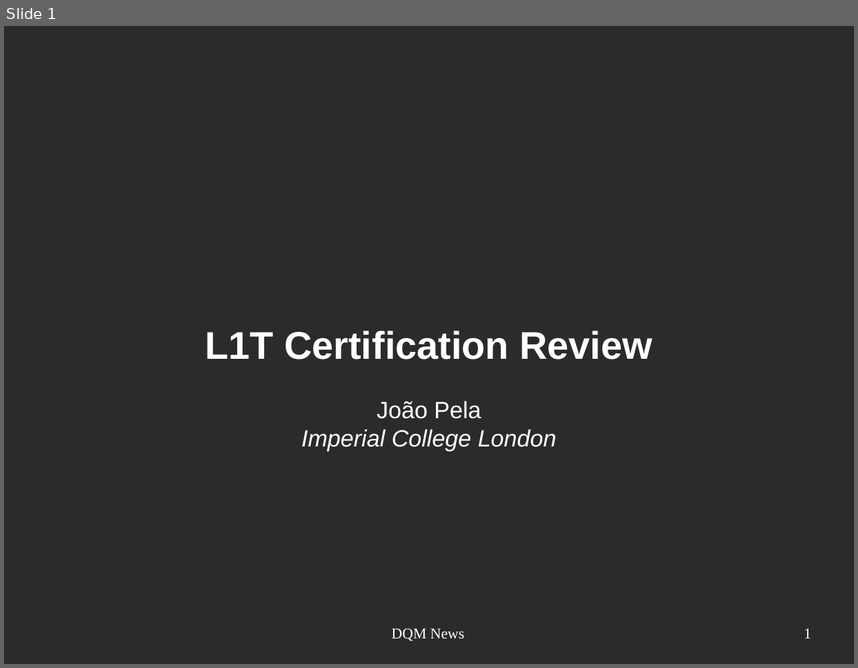
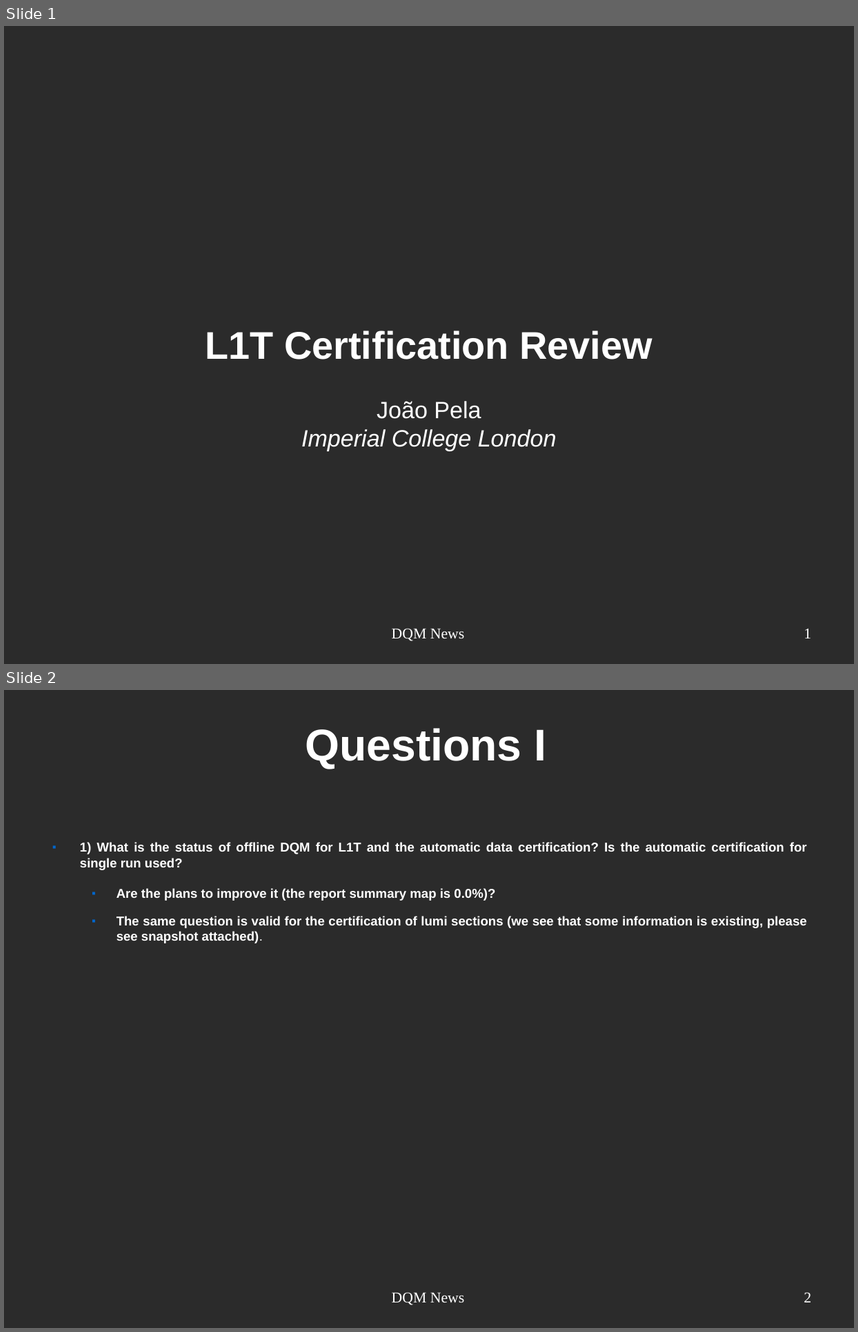
Before and after one commit to joaopela/WorkPresentations, a slide deck: cms/DQM_Meeting/2013-10-01/2013-10-01_DQMMeeting_JPela.odp. Shown one above the other, each under a label of ours: slide 1 before the commit, slides 1 and 2 after it. The pictures are 858x668 and 858x1332 pixels, drawn with LibreOffice and Linux fonts; fonts in the diff are those of the drawing; background and template pictures are left out; a plain dark background stands for a picture behind light text. Boxes give left, top, right and bottom in pixels: in the first picture for what was removed or moved away, otherwise in the second. Text is boxed around its words. In the diff, an @@ line names an element or a change of style, - is before the commit and + after.

Commit message:
Mores slides with questions to be answered added.

```diff
--- a/cms/DQM_Meeting/2013-10-01/2013-10-01_DQMMeeting_JPela.odp
+++ b/cms/DQM_Meeting/2013-10-01/2013-10-01_DQMMeeting_JPela.odp
@@ slide 2 added at bbox=[4, 690, 854, 1328], background picture (left out) @@
@@ title added at bbox=[306, 728, 546, 769], 41.4 pt, text #FFFFFF, bold @@
+Questions I
@@ text added at bbox=[80, 842, 807, 943], 12 pt, text #FFFFFF, bold @@
+■ 1) What is the status of offline DQM for L1T and the automatic data certification? Is the automatic certification for single run used?
+  ■ Are the plans to improve it (the report summary map is 0.0%)?
+  ■ The same question is valid for the certification of lumi sections (we see that some information is existing, please see snapshot attached).
@@ text added at bbox=[392, 1292, 465, 1305], 14 pt, text #FFFFFF @@
+DQM News
@@ page number added at bbox=[804, 1292, 811, 1302], 14 pt, text #FFFFFF @@
+2
```
Also in this commit, not shown: 1 slide changed, 3 other slides added.
